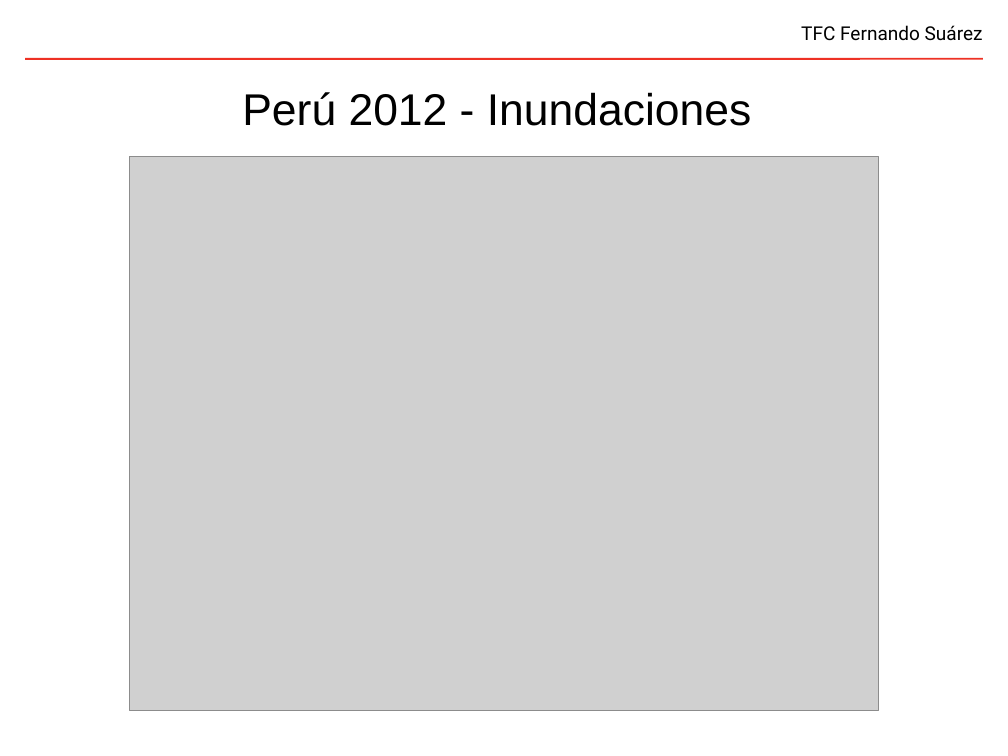
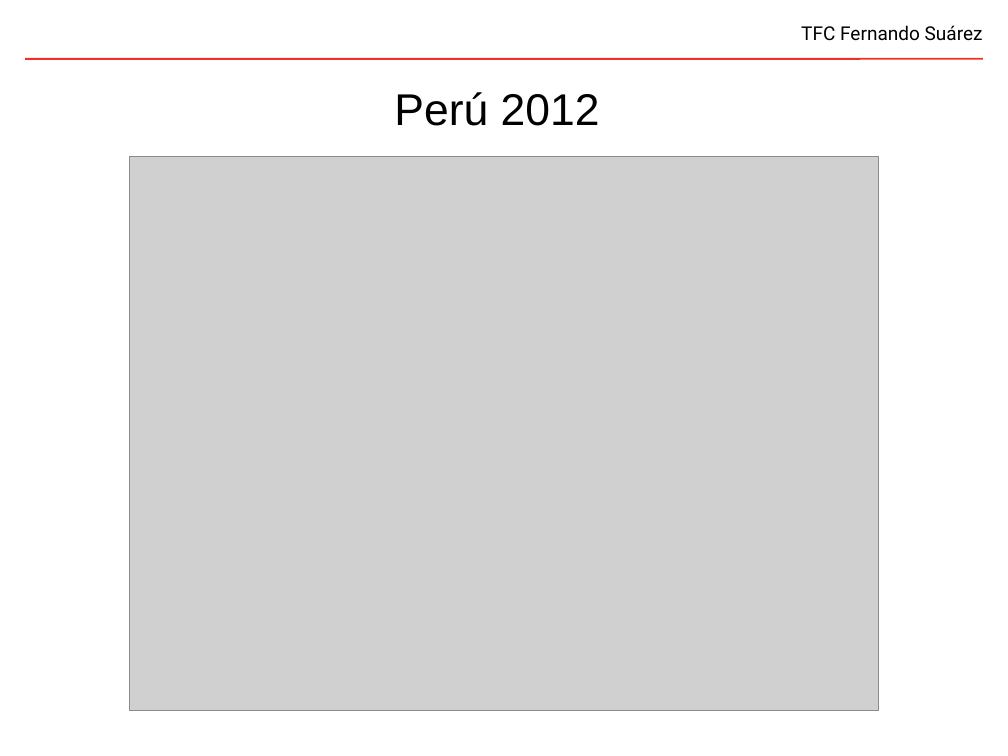
Before and after one commit to fsuarezj/toolBuilder-portlet, a slide deck: slide 2 of doc/presentation/presentacion.odp. Drawn at 1008x756 pixels with LibreOffice and Linux fonts; fonts in the diff are those of the drawing; grey boxes stand for pictures; background and template pictures are left out. Boxes give left, top, right and bottom in pixels: in the first picture for what was removed or moved away, otherwise in the second. Text is boxed around its words. In the diff, an @@ line names an element or a change of style, - is before the commit and + after.

```diff
--- a/doc/presentation/presentacion.odp
+++ b/doc/presentation/presentacion.odp
@@ title at (x1=394, y1=92, x2=600, y2=126): text changed @@
-Perú 2012 - Inundaciones
+Perú 2012
```
Also in this commit, not shown: 1 other slide changed, 1 slide added, 1 slide removed.
